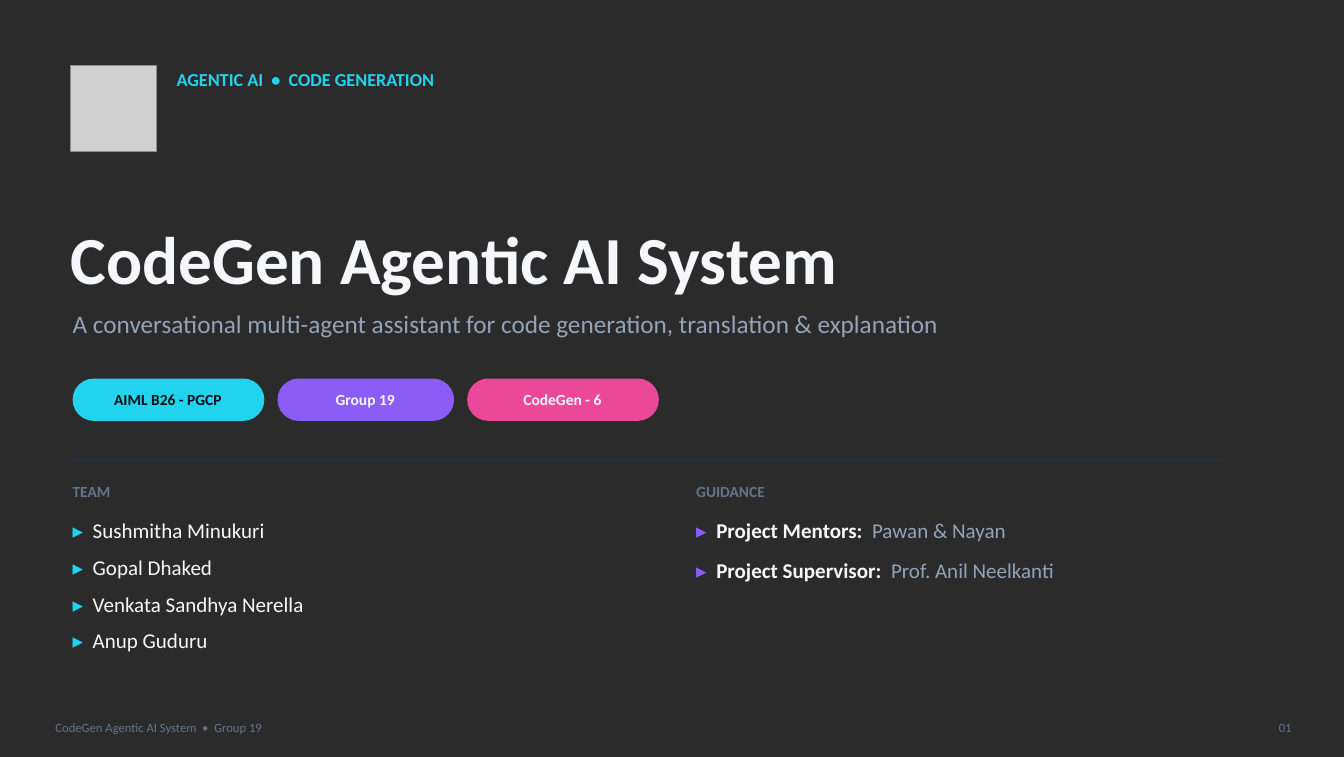
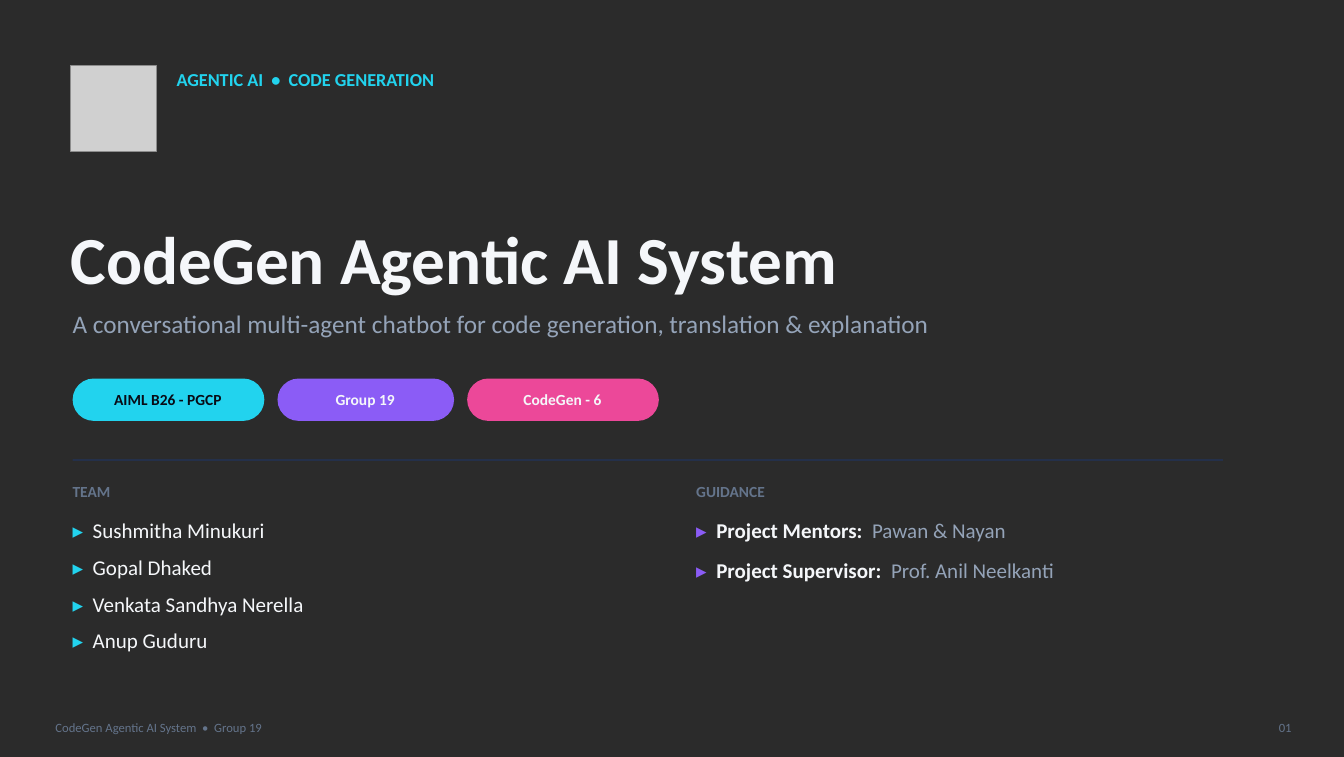
Before and after one commit to nayanjha16/CodeGen-Implementations-May_26, a slide deck: slide 1 of CodeGen-6 PPT final.pptx. Drawn at 1344x757 pixels with LibreOffice and Linux fonts; fonts in the diff are those of the drawing; grey boxes stand for pictures; background and template pictures are left out; a plain dark background stands for a picture behind light text. Boxes give left, top, right and bottom in pixels: in the first picture for what was removed or moved away, otherwise in the second. Text is boxed around its words. In the diff, an @@ line names an element or a change of style, - is before the commit and + after.

```diff
--- a/CodeGen-6 PPT final.pptx
+++ b/CodeGen-6 PPT final.pptx
@@ text at (73,315,928,338): text changed @@
-A conversational multi-agent assistant for code generation, translation & explanation
+A conversational multi-agent chatbot for code generation, translation & explanation
```
Also in this commit, not shown: 5 other slides changed, 1 slide removed.
